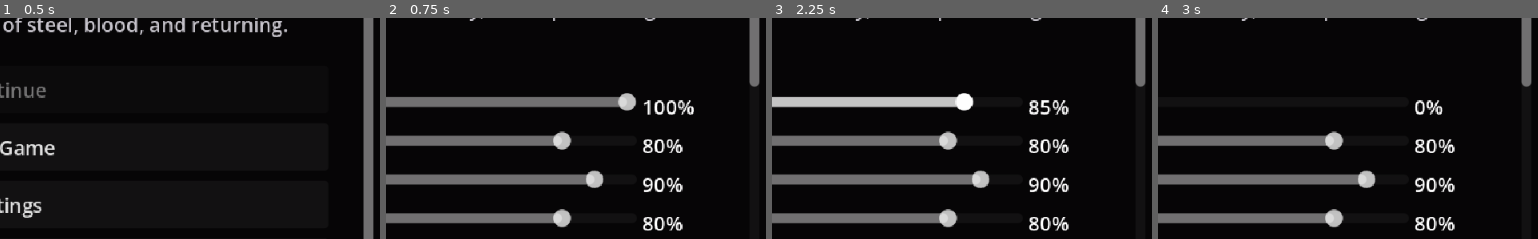
Above: before the commit, frames 1-4 (left to right).
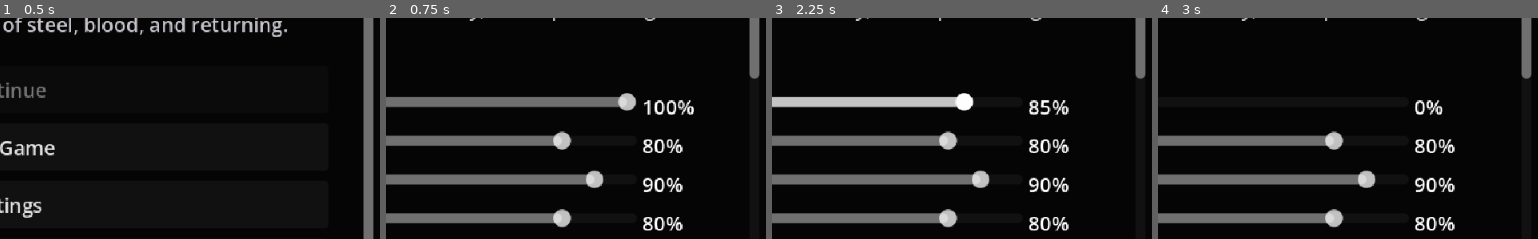
Above: after the commit, the same moments.

Repository: seancl8611/oathbound
Game: Godot game, scene res://TitleScreen/menu.tscn
Two runs of this game, one before a commit and one after it. Both use one fixed random seed, a clock stepped at 60 frames per second and the inputs below. Sound files missing from this copy of the repository are replaced by a short silence.
Inputs (mouse positions are % of the whole screen's width and height, from its top left):
- Up to frame 1 (0.5 s): no input
- Up to frame 2 (0.75 s): click "Settings" at 0.5 s
- Up to frame 3 (2.25 s): click "Reduced Flashing" at 1.25 s; tap Enter (ui_accept) at 2 s; move the mouse to (75, 44) at 2.02 s; press the mouse at (75, 44) at 2.03 s; hold D (right) from 2.03 s (still down)
- Up to frame 4 (3 s): tap Enter (ui_accept) at 2.27, 2.75 s; move the mouse to (30, 54) at 2.77 s; release D (right) at 2.78 s; release the mouse at (30, 54) at 2.78 s; hold S (down) from 2.78 s (still down); tap Space (dash) at 2.85 s
The pictures show only the part of the screen within x 50-100%, y 24-74%; the shares and areas given below are measured in that part.

Frame 1 is identical in both runs. In frame 2, 0.1% of the frame differs, in the area x 95-99%, y 25-32%; in frame 3, 0.1%; in frame 4, 0.1%.

Commit message:
feat: expose hold-toggle block setting in front end

Diff:
--- a/game/oathbound/TitleScreen/menu.gd
+++ b/game/oathbound/TitleScreen/menu.gd
@@ -195,9 +195,14 @@
 	_add_slider(column, "Dialogue Speed", "dialogue_text_speed", 0.50, 2.0, 0.10)
 	_add_toggle(column, "Instant Text", "instant_text")
 
-	_add_section_label(column, "Controller")
+	_add_section_label(column, "Controller / Input Comfort")
 	_add_toggle(column, "Vibration", "vibration_enabled")
 	_add_slider(column, "Vibration Strength", "vibration_strength", 0.0, 1.0, 0.1)
+	if typeof(SettingsManager) == TYPE_OBJECT:
+		var block_mode := _menu_button("Block Input: %s" % SettingsManager.get_block_mode().capitalize())
+		block_mode.tooltip_text = "Hold keeps block active while the input is held. Toggle keeps block active until the input is pressed again."
+		block_mode.pressed.connect(_toggle_block_mode)
+		column.add_child(block_mode)
 
 	var controls := _menu_button("Controls / Rebinding")
 	controls.pressed.connect(_build_controls_menu)
@@ -205,6 +210,14 @@
 	var back := _menu_button("Back")
 	back.pressed.connect(_build_main_menu)
 	column.add_child(back)
+
+
+func _toggle_block_mode() -> void:
+	if typeof(SettingsManager) != TYPE_OBJECT:
+		return
+	var current := SettingsManager.get_block_mode()
+	SettingsManager.set_value("block_mode", "toggle" if current == "hold" else "hold")
+	_build_settings_menu()
 
 
 func _build_controls_menu() -> void:
